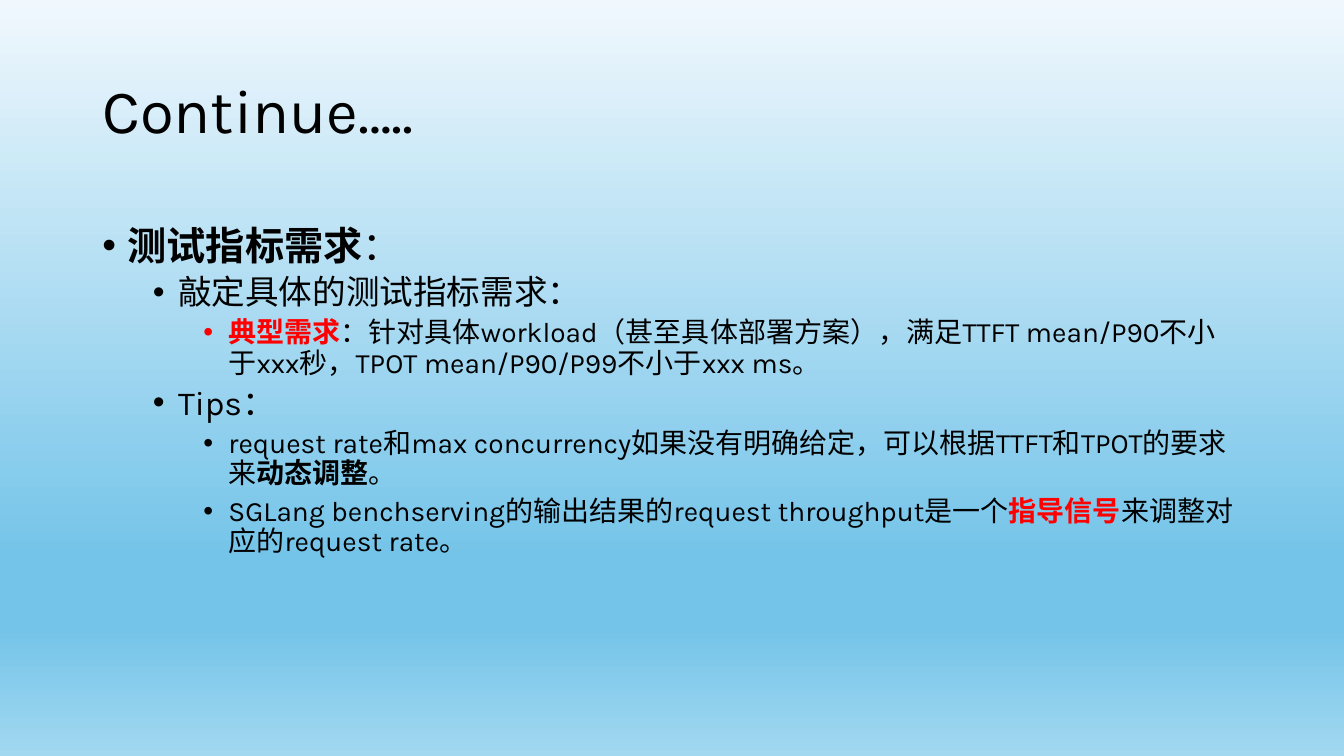
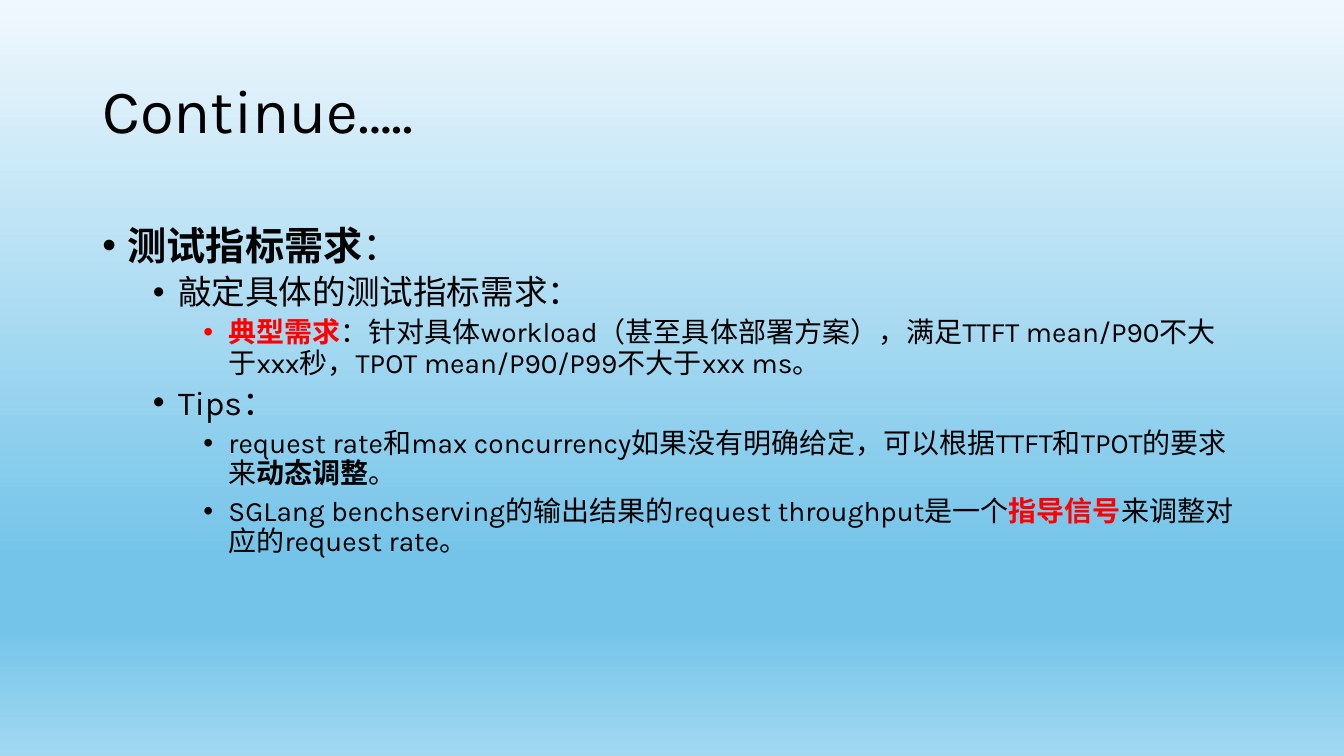
Before and after one commit to yuhuiaws/ML-study, a slide deck: slide 10 of 生成式AI/LLM/大模型推理的项目实践 for public.pptx. Drawn at 1344x756 pixels with LibreOffice and Linux fonts; fonts in the diff are those of the drawing. Boxes give left, top, right and bottom in pixels: in the first picture for what was removed or moved away, otherwise in the second. Text is boxed around its words. In the diff, an @@ line names an element or a change of style, - is before the commit and + after.

```diff
--- a/生成式AI/LLM/大模型推理的项目实践 for public.pptx
+++ b/生成式AI/LLM/大模型推理的项目实践 for public.pptx
@@ text at (228,318,1216,376): text changed @@
-    • 典型需求：针对具体workload（甚至具体部署方案），满足TTFT mean/P90不小于xxx秒，TPOT mean/P90/P99不小于xxx ms。
+    • 典型需求：针对具体workload（甚至具体部署方案），满足TTFT mean/P90不大于xxx秒，TPOT mean/P90/P99不大于xxx ms。
```
Also in this commit, not shown: 4 other slides changed, 3 slides added.
